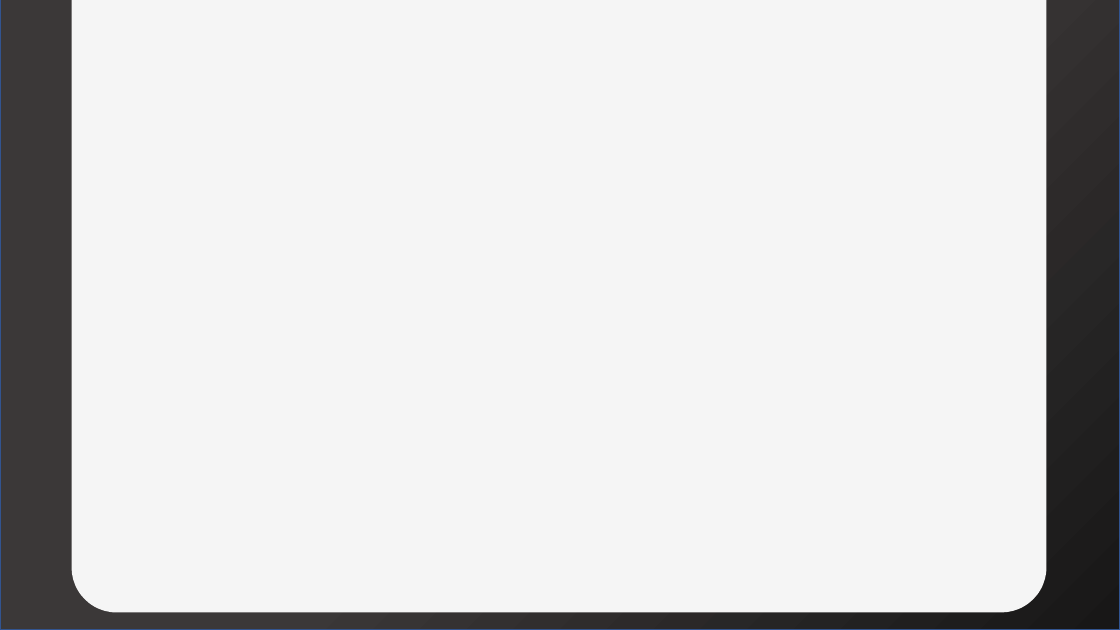
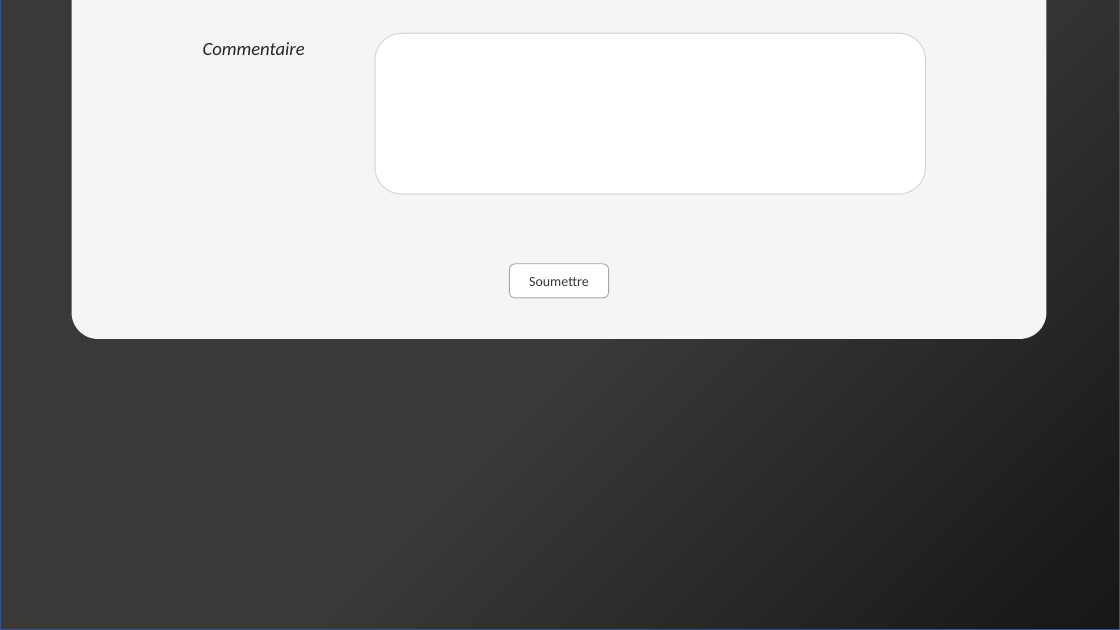
Before and after one commit to Amleth/SHERLOCK, a slide deck: slide 13 of modélisation/mercure-galant-thésaurus-ancien-régime/Ecrans.pptx (slide 11 before the commit). Drawn at 1120x630 pixels with LibreOffice and Linux fonts; fonts in the diff are those of the drawing; grey boxes stand for pictures. Boxes give left, top, right and bottom in pixels: in the first picture for what was removed or moved away, otherwise in the second. Text is boxed around its words. In the diff, an @@ line names an element or a change of style, - is before the commit and + after.

```diff
--- a/modélisation/mercure-galant-thésaurus-ancien-régime/Ecrans.pptx
+++ b/modélisation/mercure-galant-thésaurus-ancien-régime/Ecrans.pptx
@@ rounded rectangle resized from (x1=71, y1=0, x2=1047, y2=613) to (x1=71, y1=0, x2=1047, y2=339) @@
@@ table added at (x1=194, y1=34, x2=941, y2=238), 6 rows, 2 columns @@
+Commentaire | 
+ | 
+ | 
+ | 
+ | 
+ | 
@@ rounded rectangle added at (x1=375, y1=34, x2=926, y2=194), fill #FFFFFF, outline #D9D9D9 1 pt @@
@@ rounded rectangle added at (x1=509, y1=264, x2=608, y2=298), fill #FFFFFF, outline #A6A6A6 0.75 pt, 12 pt, text #3B3838 @@
+Soumettre
```
Also in this commit, not shown: 8 other slides changed, 2 slides added, 1 other file.
